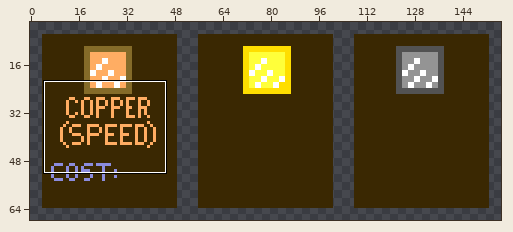
One commit to this pixel-art file: Sprites/crafting_menu/upgrades.aseprite. The picture above shows the old version from afar; the outline marks the close-up.
Close-up. Before the edit:
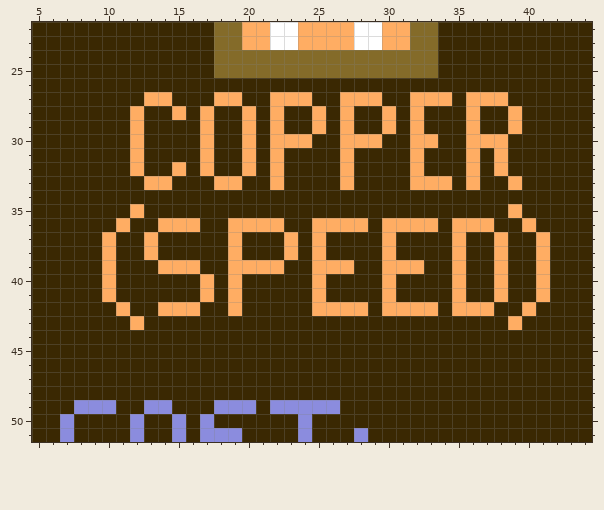
157x69 pixels, 1 frame. Shown: x 5..44, y 22..51. The wide view leaves out empty margins.
New version:
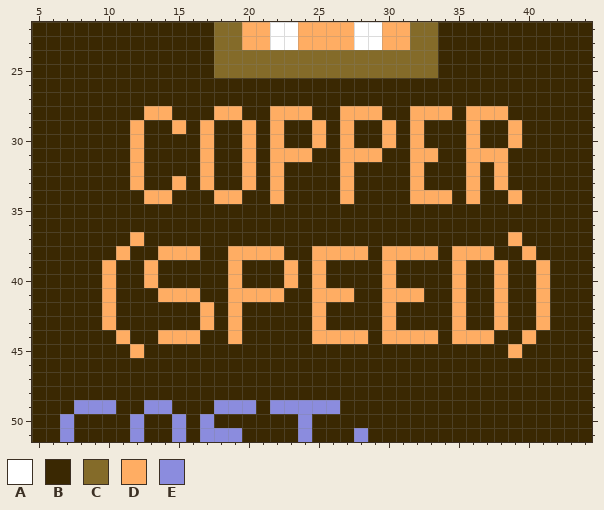
Palette (. is transparent): A #ffffff  B #3a2802  C #846b29  D #ffad63  E #8b8cde
Changes in this commit:
Layer "Layer 1":
Colour B replaces colour D in row 27 at x 13 to 14, 18 to 19, 22 to 24, 27 to 29, 32 to 34 and 36 to 38; in row 28 at x 12, 15, 17, 20, 25, 30 and 39; in row 30 at x 23 to 24, 28 to 29, 33 and 37 to 38; in row 32 at x 15; in row 33 at x 13 to 14, 18 to 19, 33 to 34 and 39; in row 35 at x 12 and 39.
Colour B replaces colour D in row 36 at x 11, 14 to 16, 19 to 22, 25 to 28, 30 to 33, 35 to 37 and 40; in row 37 at x 10, 13, 19, 23, 25, 30, 35, 38 and 41; in row 38 at x 10, 13, 23, 38 and 41; in row 39 at x 14 to 16, 20 to 22, 26 to 27 and 31 to 32; in rows 40 to 41 at x 17; in row 42 at x 11, 14 to 16, 26 to 28, 31 to 33, 36 to 37 and 40.
Colour B replaces colour D in row 43 at x 12 and 39.
Colour D replaces colour B in row 28 at x 13 to 14, 18 to 19, 23 to 24, 28 to 29, 33 to 34 and 37 to 38; in row 29 at x 15; in row 30 at x 25, 30 and 39; in row 31 at x 23 to 24, 28 to 29, 33 and 37; in row 33 at x 12, 15, 17, 20 and 38; in row 34 at x 13 to 14, 18 to 19, 22, 27, 32 to 34, 36 and 39.
Colour D replaces colour B in row 37 at x 12 and 39; in row 38 at x 11, 14 to 16, 20 to 22, 26 to 28, 31 to 33, 36 to 37 and 40; in rows 39 to 40 at x 13 and 23; in row 41 at x 14 to 16, 20 to 22, 26 to 27 and 31 to 32; in row 42 at x 10, 17, 38 and 41; in row 43 at x 10, 17, 19, 25, 30, 35, 38 and 41.
Colour D replaces colour B in row 44 at x 11, 14 to 16, 19, 25 to 28, 30 to 33, 35 to 37 and 40; in row 45 at x 12 and 39.
Where, in picture pixels (left, top, right, bottom), the same in both close-ups:
changed: (102, 92, 550, 358)
